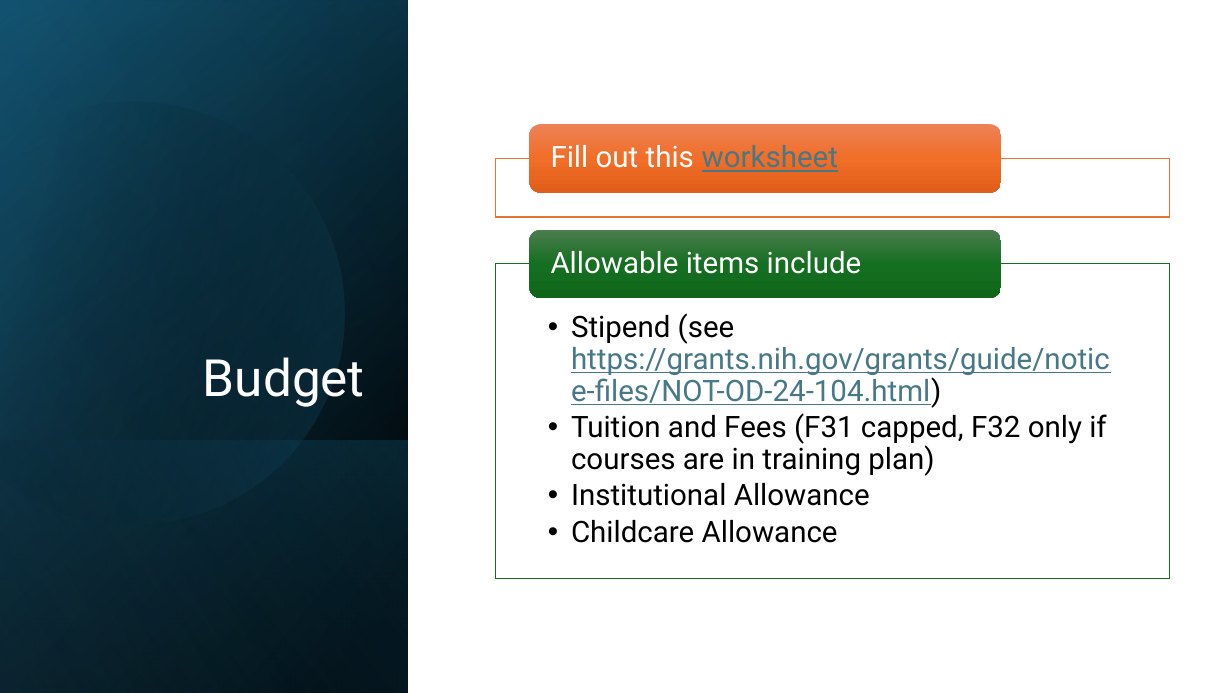
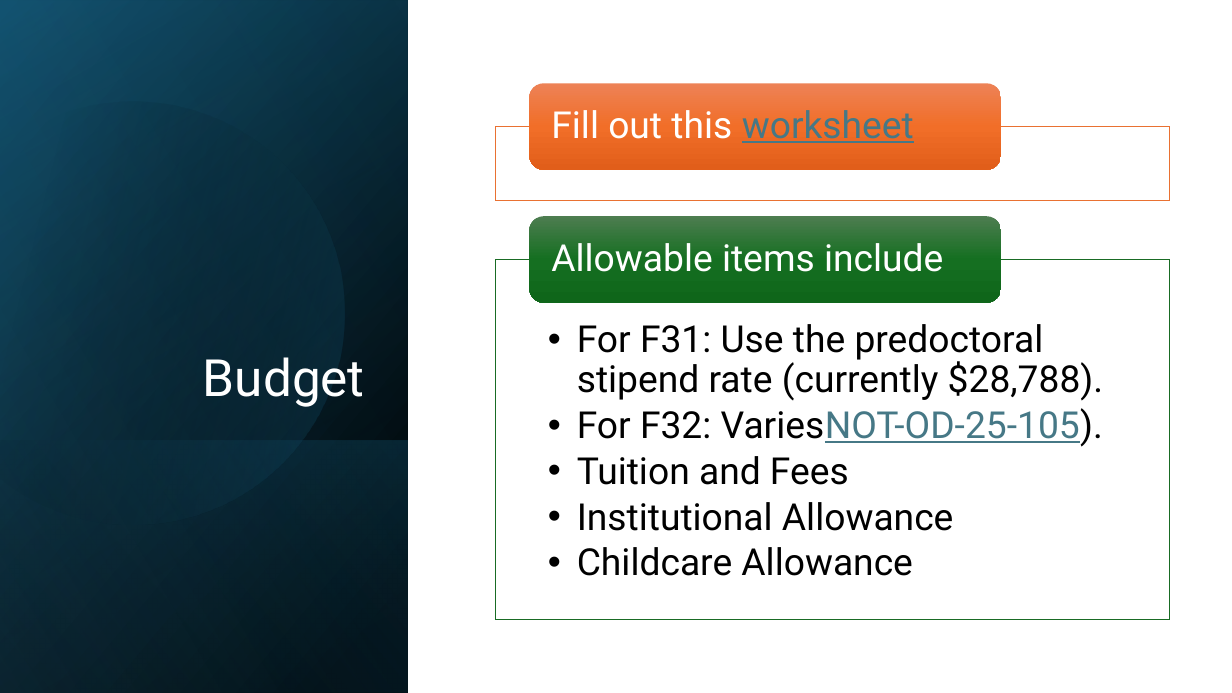
Before and after one commit to BridgesLab/FellowshipWorkshopDocuments, a slide deck: slide 12 of Documents/Slides/Orientation.pptx. Drawn at 1232x693 pixels with LibreOffice and Linux fonts; fonts in the diff are those of the drawing. Boxes give left, top, right and bottom in pixels: in the first picture for what was removed or moved away, otherwise in the second. Text is boxed around its words. In the diff, an @@ line names an element or a change of style, - is before the commit and + after.

Commit message:
Updated slides and worksheets for first session, part of issue #10

```diff
--- a/Documents/Slides/Orientation.pptx
+++ b/Documents/Slides/Orientation.pptx
@@ rounded rectangle resized from (x1=530, y1=124, x2=1001, y2=192) to (x1=530, y1=83, x2=1001, y2=170) @@
@@ text "Fill out this worksheet" at (x1=551, y1=110, x2=914, y2=143): size 23 to 29 pt; more space between paragraphs @@
@@ text "Fill out this worksheet" moved from (x1=551, y1=145, x2=838, y2=172) to (x1=551, y1=110, x2=914, y2=143) @@
@@ rectangle resized from (x1=495, y1=158, x2=1169, y2=216) to (x1=495, y1=127, x2=1169, y2=201) @@
@@ rounded rectangle resized from (x1=530, y1=229, x2=1001, y2=298) to (x1=530, y1=216, x2=1001, y2=303) @@
@@ text "Allowable items include" moved from (x1=551, y1=251, x2=862, y2=274) to (x1=551, y1=243, x2=943, y2=272) @@
@@ text "Allowable items include" at (x1=551, y1=243, x2=943, y2=272): size 23 to 29 pt; more space between paragraphs @@
@@ rectangle resized from (x1=495, y1=264, x2=1169, y2=579) to (x1=495, y1=260, x2=1169, y2=620) @@
@@ text at (x1=577, y1=324, x2=1104, y2=485): text changed; size 23 to 29 pt @@
-  • Stipend (see https://grants.nih.gov/grants/guide/notice-files/NOT-OD-24-104.html)
-  • Tuition and Fees (F31 capped, F32 only if courses are in training plan)
+  • For F31: Use the predoctoral stipend rate (currently $28,788).
+  • For F32: VariesNOT-OD-25-105).
+  • Tuition and Fees
@@ text at (x1=577, y1=502, x2=953, y2=576): size 23 to 29 pt in "Institutional Allowance", "Childcare Allowance"; indent changed @@
```
Also in this commit, not shown: 7 other slides changed, 2 slides removed, 2 other files.
